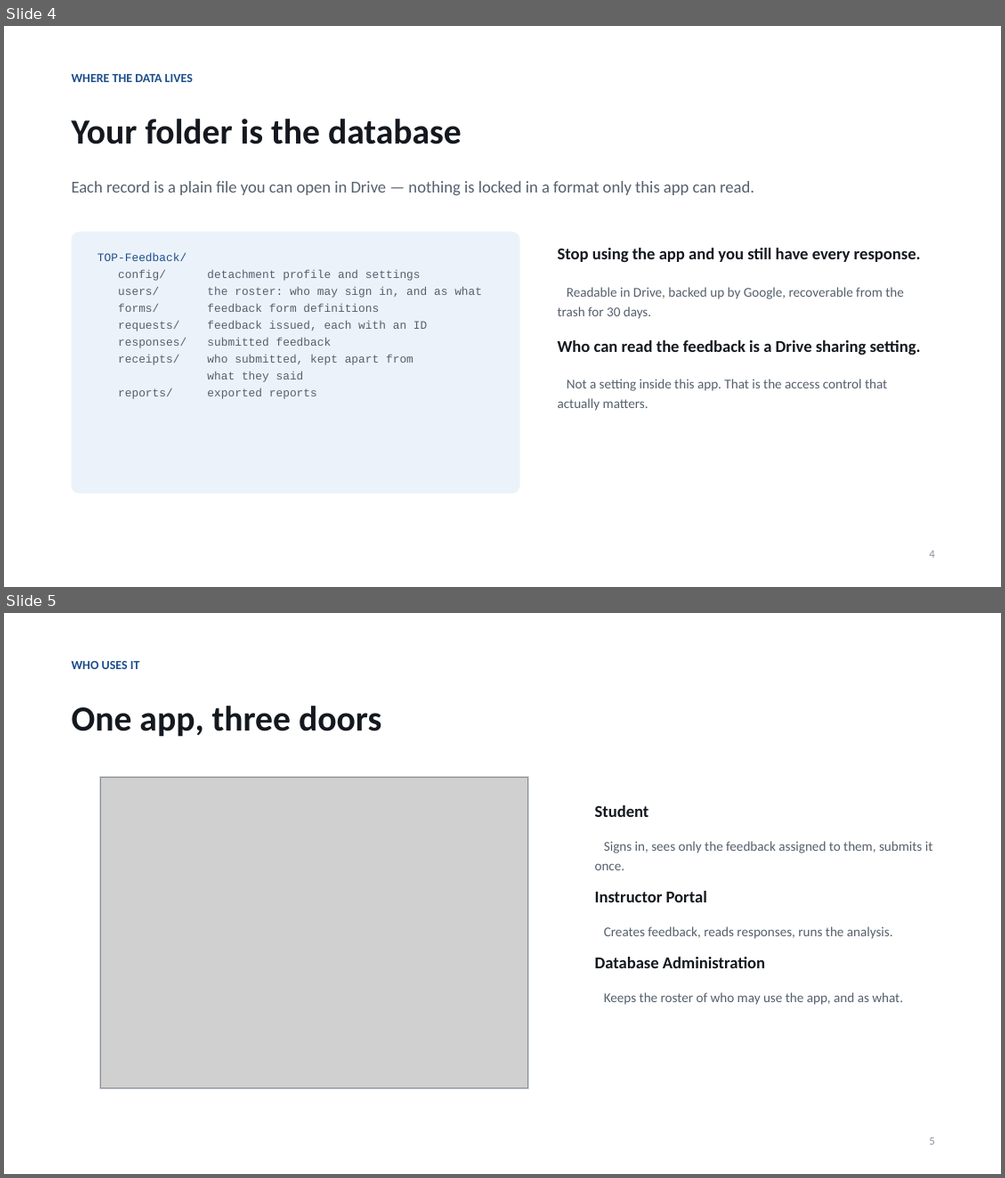
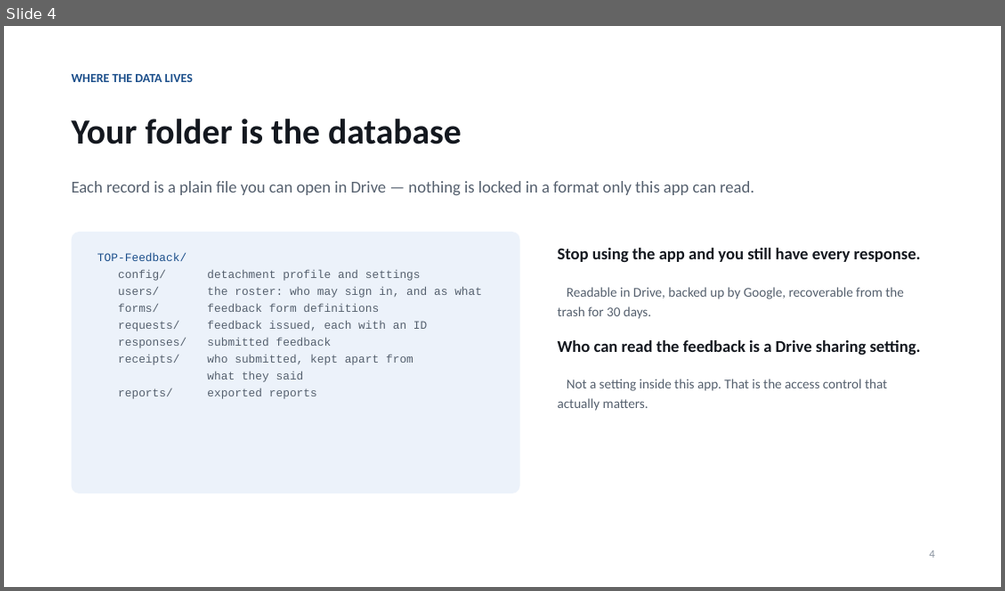
Before and after one commit to dmg-arts/my-pwa, a slide deck: docs/TOP-Feedback-Introduction.pptx. Shown one above the other, each under a label of ours: slides 4 and 5 before the commit, slide 4 after it. The pictures are 1005x1178 and 1005x591 pixels, drawn with LibreOffice and Linux fonts; fonts in the diff are those of the drawing; grey boxes stand for pictures. Boxes give left, top, right and bottom in pixels: in the first picture for what was removed or moved away, otherwise in the second. Text is boxed around its words. In the diff, an @@ line names an element or a change of style, - is before the commit and + after.

```diff
--- a/docs/TOP-Feedback-Introduction.pptx
+++ b/docs/TOP-Feedback-Introduction.pptx
@@ slide 5 removed at [4,613,1001,1174], background #FFFFFF @@
@@ text removed at [72,661,140,669] @@
-WHO USES IT
@@ text removed at [72,706,381,737] @@
-One app, three doors
@@ rectangle removed at [100,777,529,1088] @@
@@ picture removed at [100,778,528,1088] @@
@@ text removed at [595,805,933,1005] @@
-Student
-Signs in, sees only the feedback assigned to them, submits it once.
-Instructor Portal
-Creates feedback, reads responses, runs the analysis.
-Database Administration
-Keeps the roster of who may use the app, and as what.
@@ text removed at [929,1137,934,1144] @@
-5
```
Also in this commit, not shown: 3 slides changed, 4 slides added, 4 other files.
